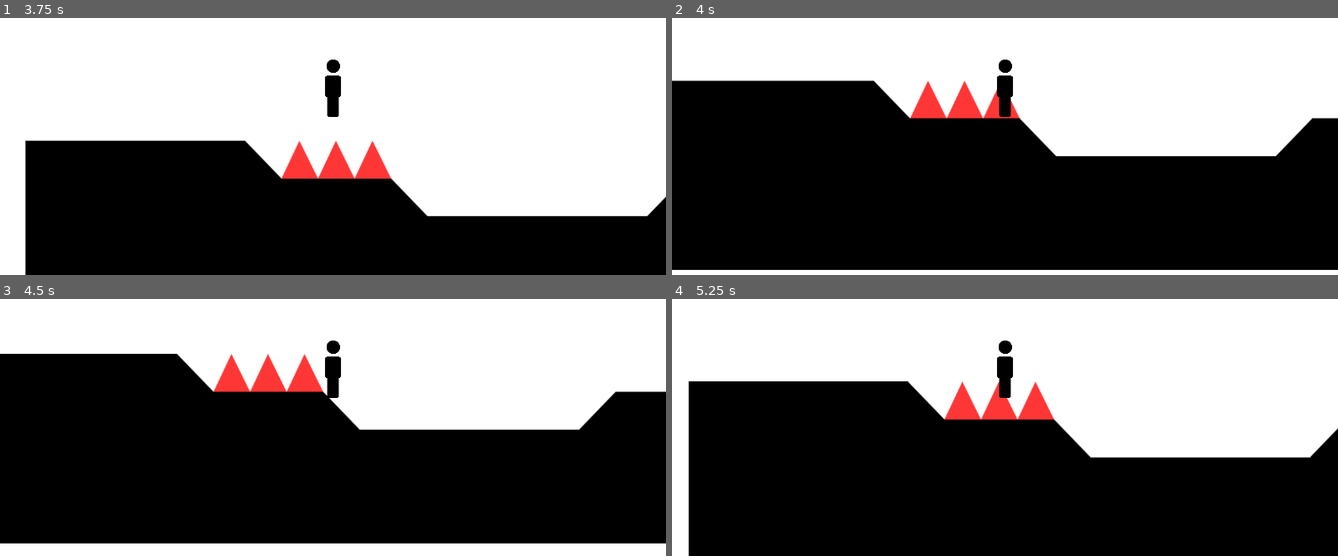
Above: before the commit, frames 1-4 (two rows, left to right).
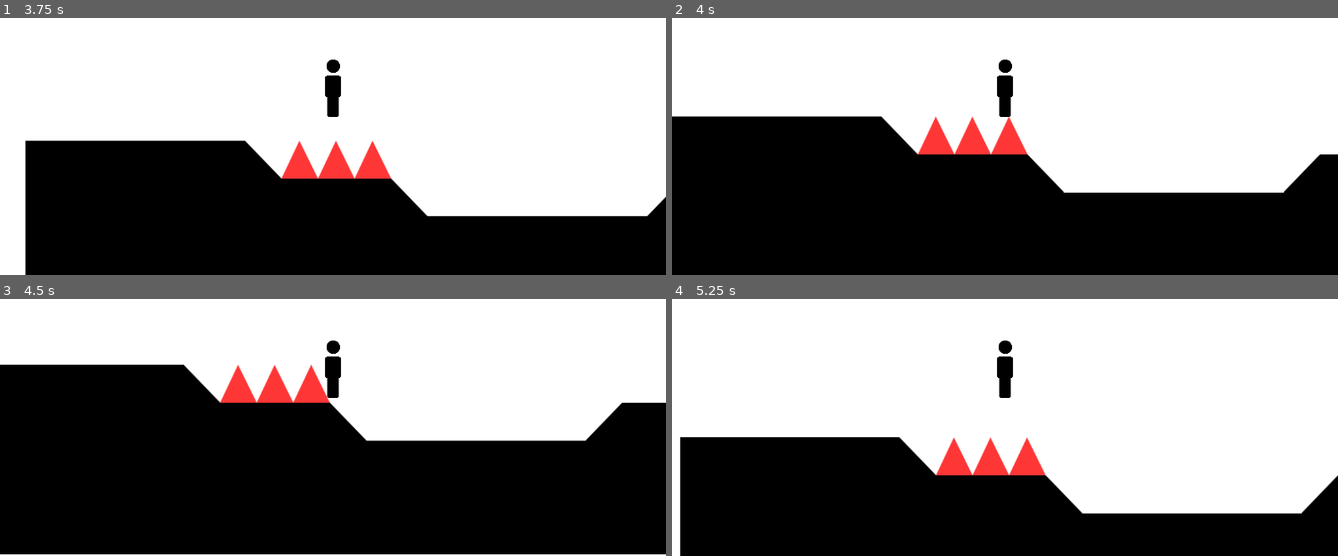
Above: after the commit, the same moments.

Repository: kagamiAL/CALHACKS_2024
Game: Godot game, scene res://scenes/Maps/Map01.tscn
The game is run twice, just before and just after one commit, with the same random seed, the same clock (stepped at 60 frames per second) and the same inputs.
Inputs:
- Up to frame 1 (3.75 s): tap Enter (ui_accept) at 0.5, 0.77, 1.52, 3.02 s; hold Right (ui_right) 0.53-2.03 s; hold Left (ui_left) 2.03-2.78 s; hold Right (ui_right) from 2.78 s (still down)
- Up to frame 2 (4 s): keep holding Right (ui_right); tap Enter (ui_accept) at 3.77 s
- Up to frame 3 (4.5 s): release Right (ui_right) at 4.28 s; hold Left (ui_left) from 4.28 s (still down)
- Up to frame 4 (5.25 s): tap Enter (ui_accept) at 4.52 s; release Left (ui_left) at 5.03 s; hold Right (ui_right) from 5.03 s (still down)

Frame 1 is identical in both runs. In frame 2, 17% of the frame differs, in the area x 0-100%, y 24-100%; in frame 3, 9.7%; in frame 4, 24%, in the area x 1-100%, y 32-100%.

Commit message:
created collision shapes for spike tile and trampoline tile

Diff:
--- a/scenes/Maps/Map01.tscn
+++ b/scenes/Maps/Map01.tscn
@@ -12,21 +12,32 @@
 0:0/0/physics_layer_0/linear_velocity = Vector2(0, 0)
 0:0/0/physics_layer_0/angular_velocity = 0.0
 0:0/0/physics_layer_0/polygon_0/points = PackedVector2Array(-32, -32, 32, -32, 32, 32, -32, 32)
+0:0/0/physics_layer_1/linear_velocity = Vector2(0, 0)
+0:0/0/physics_layer_1/angular_velocity = 0.0
 1:0/0 = 0
 1:0/0/physics_layer_0/linear_velocity = Vector2(0, 0)
 1:0/0/physics_layer_0/angular_velocity = 0.0
+1:0/0/physics_layer_1/linear_velocity = Vector2(0, 0)
+1:0/0/physics_layer_1/angular_velocity = 0.0
+1:0/0/physics_layer_1/polygon_0/points = PackedVector2Array(-32, 32, -1, -32, 32, 32)
 0:1/0 = 0
 0:1/0/physics_layer_0/linear_velocity = Vector2(0, 0)
 0:1/0/physics_layer_0/angular_velocity = 0.0
+0:1/0/physics_layer_1/linear_velocity = Vector2(0, 0)
+0:1/0/physics_layer_1/angular_velocity = 0.0
+0:1/0/physics_layer_1/polygon_0/points = PackedVector2Array(-32, 16.5, 32, 16.5, 32, 32, -32, 32)
 1:1/0 = 0
 1:1/0/physics_layer_0/linear_velocity = Vector2(0, 0)
 1:1/0/physics_layer_0/angular_velocity = 0.0
 1:1/0/physics_layer_0/polygon_0/points = PackedVector2Array(-32, -32, 32, 32, -32, 32)
+1:1/0/physics_layer_1/linear_velocity = Vector2(0, 0)
+1:1/0/physics_layer_1/angular_velocity = 0.0
 
 [sub_resource type="TileSet" id="TileSet_xrcxi"]
 tile_size = Vector2i(64, 64)
 physics_layer_0/collision_layer = 1
 physics_layer_0/physics_material = SubResource("PhysicsMaterial_u0k2p")
+physics_layer_1/collision_layer = 2
 sources/3 = SubResource("TileSetAtlasSource_jlpri")
 
 [node name="Map01" type="Node2D"]
@@ -39,3 +50,4 @@
 layer_0/tile_data = PackedInt32Array(327680, 3, 0, 327681, 3, 0, 327682, 3, 0, 327683, 3, 0, 327684, 3, 0, 327685, 3, 0 …(1625 unchanged characters)…
 
 [node name="Player" parent="." instance=ExtResource("2_hrtao")]
+collision_mask = 3
